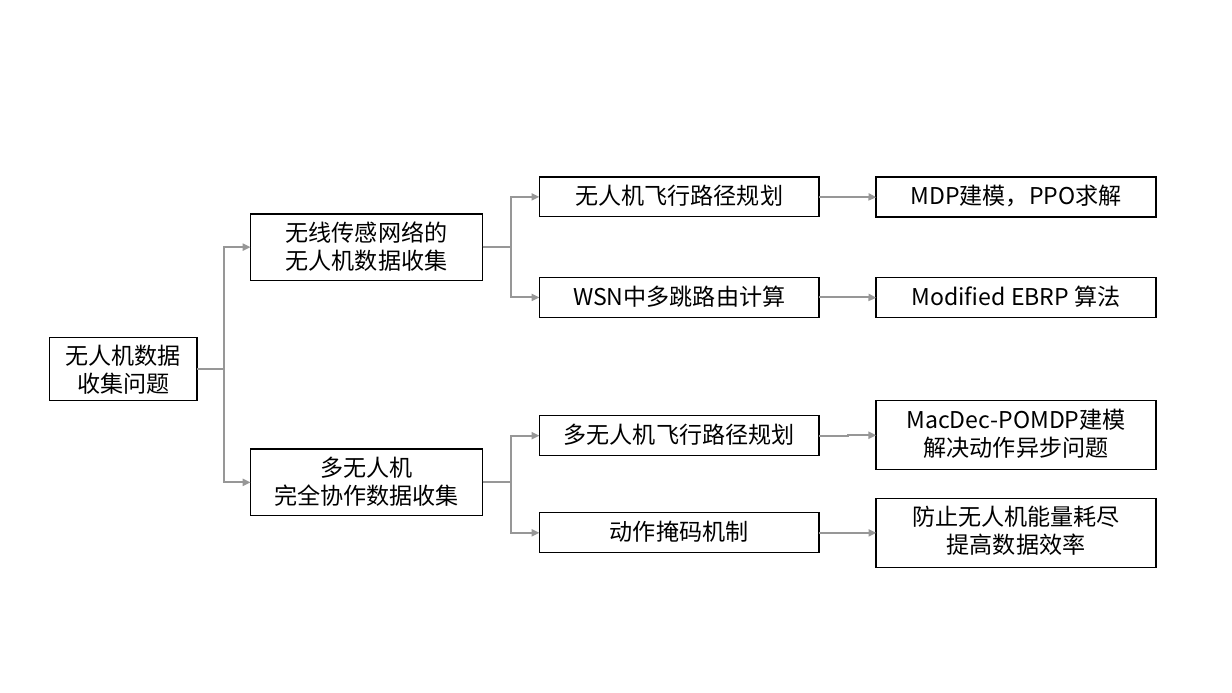
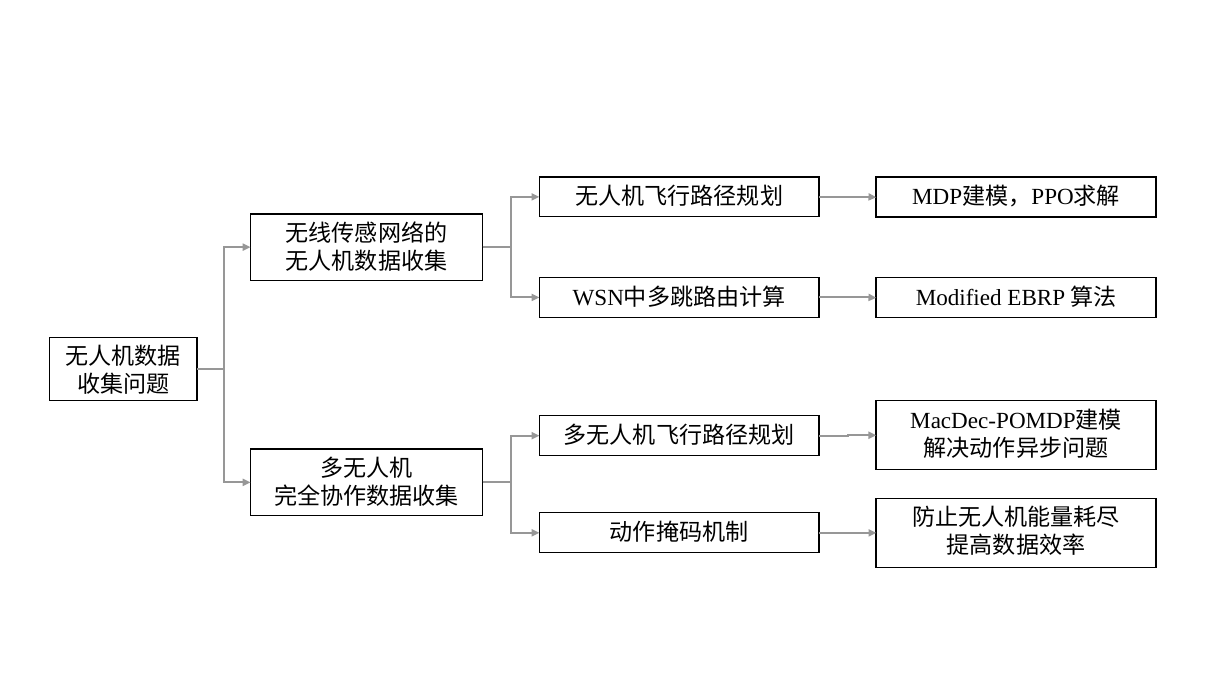
Before and after one commit to AkyuC/masterpaper_pic, a slide deck: slide 2 of 画图.pptx. Drawn at 1232x693 pixels with LibreOffice and Linux fonts; fonts in the diff are those of the drawing. Boxes give left, top, right and bottom in pixels: in the first picture for what was removed or moved away, otherwise in the second. Text is boxed around its words. In the diff, an @@ line names an element or a change of style, - is before the commit and + after.

```diff
--- a/画图.pptx
+++ b/画图.pptx
@@ font Noto Sans CJK SC to Times New Roman in 4 elements at (540,277,820,317), (876,177,1156,217), (876,277,1156,317), (876,401,1156,470) @@
```
Also in this commit, not shown: 4 other slides changed, 1 slide added, 1 slide removed, 15 other files.
